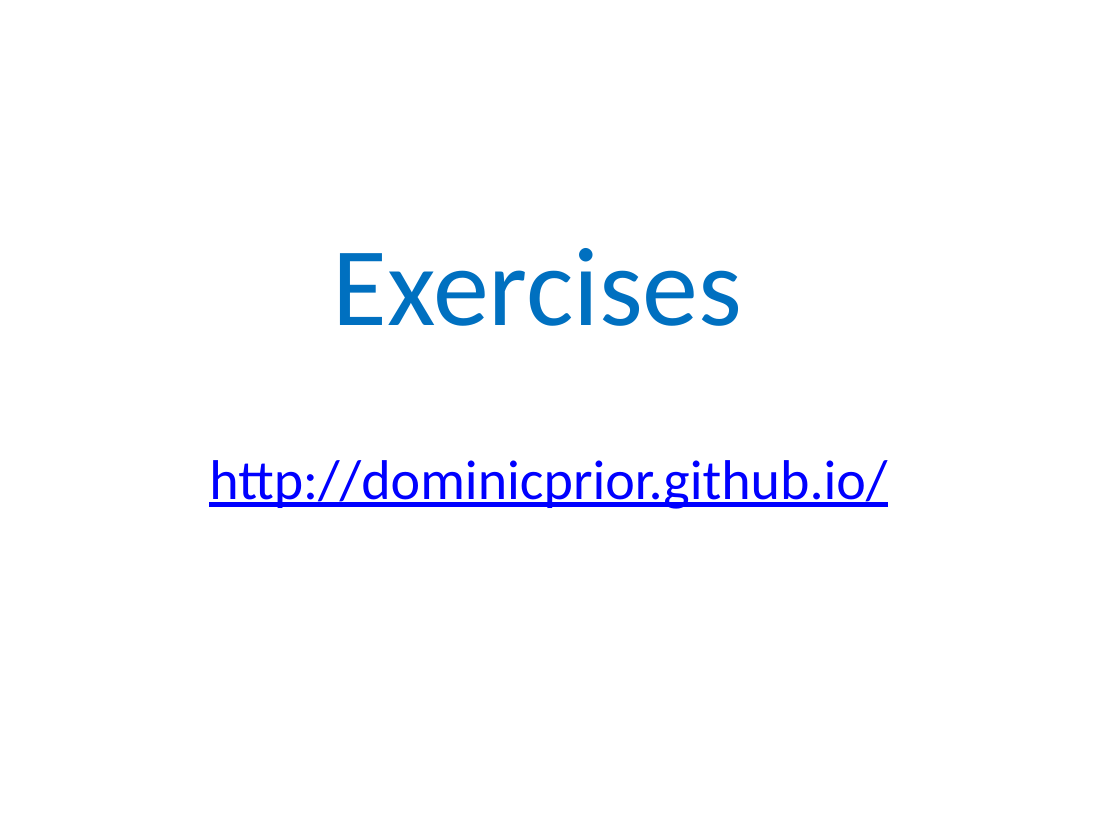
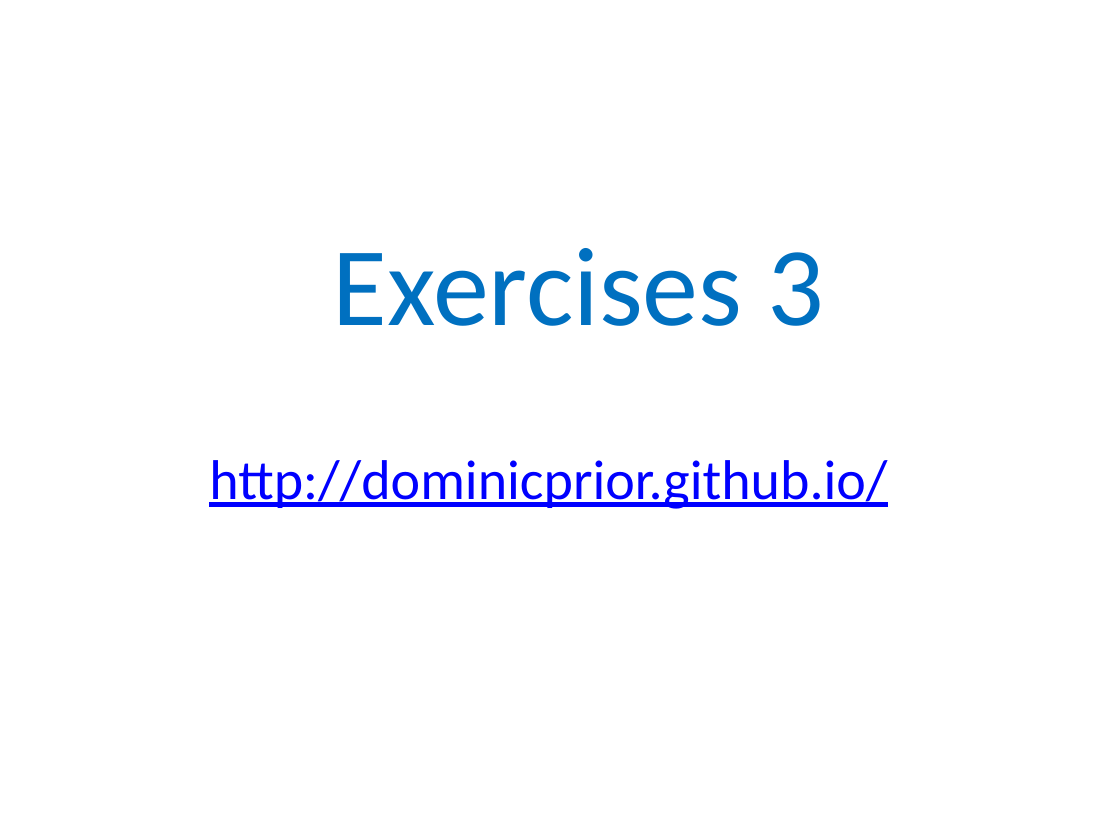
Before and after one commit to dominicprior/beginning-haskell-course, a slide deck: slide 24 of beginning-haskell.pptx. Drawn at 1120x840 pixels with LibreOffice and Linux fonts; fonts in the diff are those of the drawing. Boxes give left, top, right and bottom in pixels: in the first picture for what was removed or moved away, otherwise in the second. Text is boxed around its words. In the diff, an @@ line names an element or a change of style, - is before the commit and + after.

```diff
--- a/beginning-haskell.pptx
+++ b/beginning-haskell.pptx
@@ text at (333, 248, 825, 326): text changed @@
-Exercises
+Exercises 3
```
Also in this commit, not shown: 3 other slides changed, 4 slides added.
